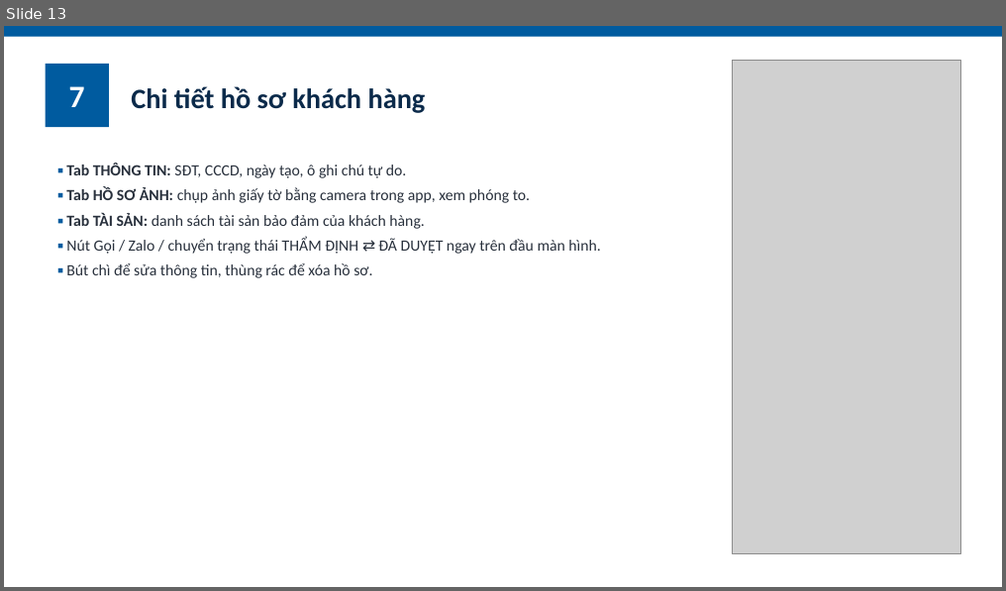
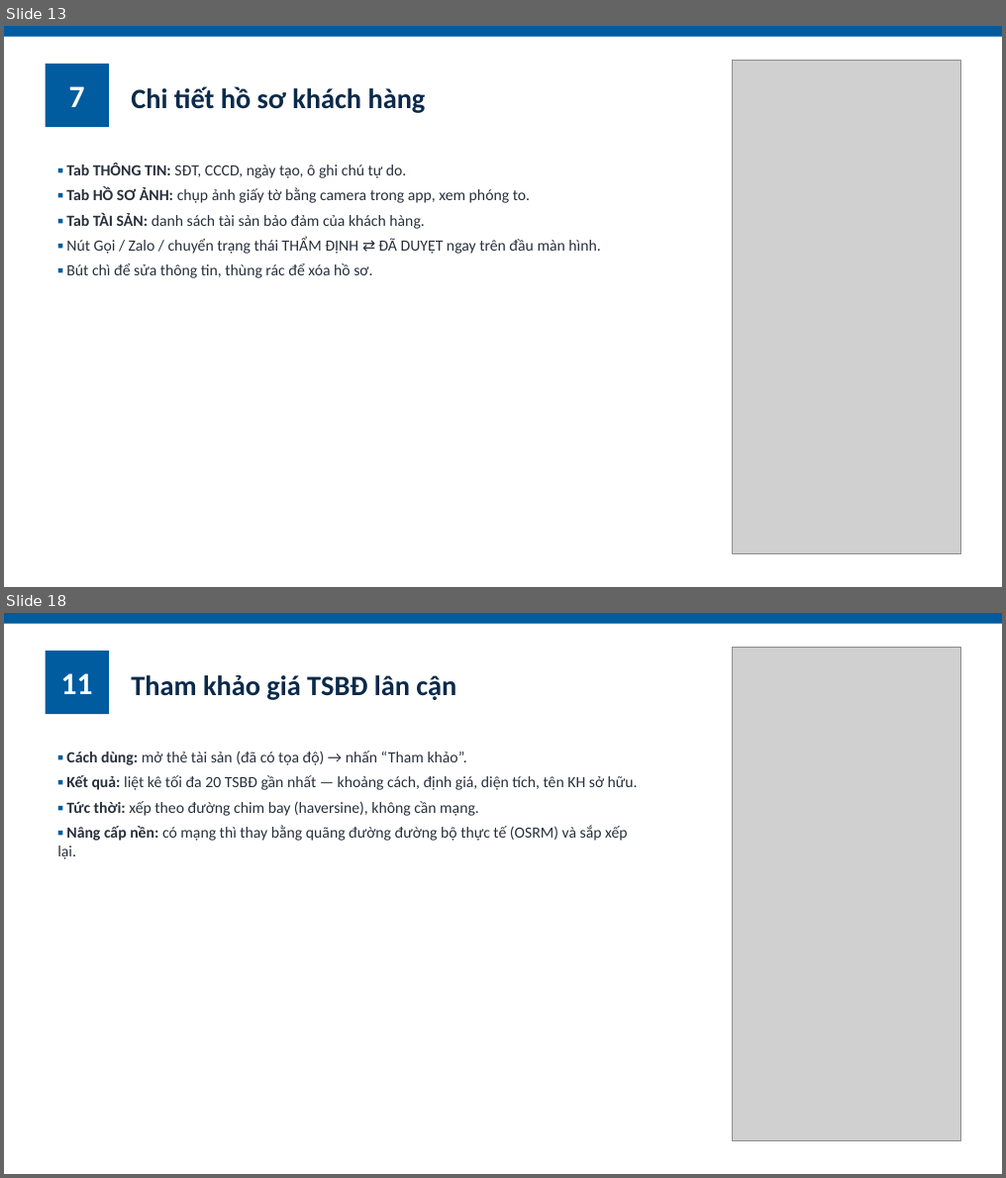
Before and after one commit to hungnq131193-ux/ClientPro, a slide deck: docs/ClientPro_HuongDanSuDung.pptx. Shown one above the other, each under a label of ours: slide 13 before the commit, slides 13 and 18 after it; the slides between them are not shown. The pictures are 1006x591 and 1006x1178 pixels, drawn with LibreOffice and Linux fonts; fonts in the diff are those of the drawing; grey boxes stand for pictures. Boxes give left, top, right and bottom in pixels: in the first picture for what was removed or moved away, otherwise in the second. Text is boxed around its words. In the diff, an @@ line names an element or a change of style, - is before the commit and + after.

```diff
--- a/docs/ClientPro_HuongDanSuDung.pptx
+++ b/docs/ClientPro_HuongDanSuDung.pptx
@@ slide 18 added at <box>4,613,1002,1174</box>, background #FFFFFF @@
@@ rectangle added at <box>4,613,1002,624</box>, fill #005B9F @@
@@ rectangle added at <box>46,651,109,714</box>, fill #005B9F, 30 pt, text #FFFFFF, bold @@
+11
@@ picture added at <box>733,647,960,1141</box> @@
@@ text added at <box>131,675,456,700</box>, 27 pt, text #0B2A4A, bold @@
+Tham khảo giá TSBĐ lân cận
@@ text added at <box>57,751,638,860</box>, 15 pt, text #28303C @@
+▪ Cách dùng: mở thẻ tài sản (đã có tọa độ) → nhấn “Tham khảo”.
+▪ Kết quả: liệt kê tối đa 20 TSBĐ gần nhất — khoảng cách, định giá, diện tích, tên KH sở hữu.
+▪ Tức thời: xếp theo đường chim bay (haversine), không cần mạng.
+▪ Nâng cấp nền: có mạng thì thay bằng quãng đường đường bộ thực tế (OSRM) và sắp xếp lại.
```
Also in this commit, not shown: 16 other slides changed, 5 other slides added, 1 slide removed, 1 other file.
